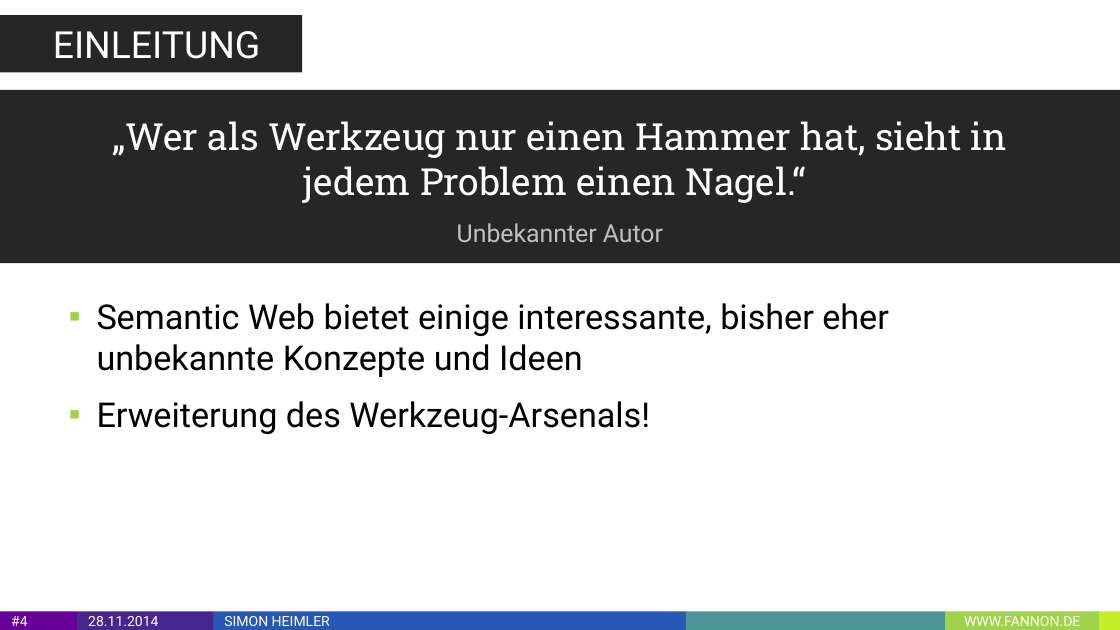
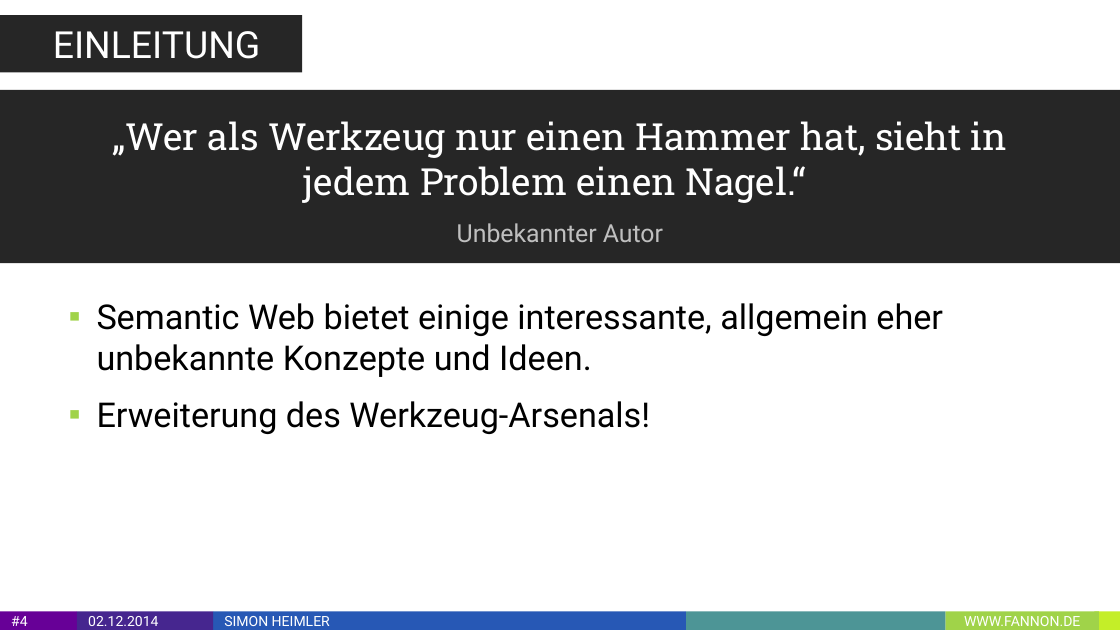
Before and after one commit to Fannon/SemanticWebParadigmen, a slide deck: slide 4 of Semantic Web Paradigmen PPT.pptx. Drawn at 1120x630 pixels with LibreOffice and Linux fonts; fonts in the diff are those of the drawing. Boxes give left, top, right and bottom in pixels: in the first picture for what was removed or moved away, otherwise in the second. Text is boxed around its words. In the diff, an @@ line names an element or a change of style, - is before the commit and + after.

Commit message:
Presentation 1. version

```diff
--- a/Semantic Web Paradigmen PPT.pptx
+++ b/Semantic Web Paradigmen PPT.pptx
@@ text at bbox=[97, 303, 943, 377]: text changed @@
-▪ Semantic Web bietet einige interessante, bisher eher unbekannte Konzepte und Ideen
+▪ Semantic Web bietet einige interessante, allgemein eher unbekannte Konzepte und Ideen.
@@ text in rectangle at bbox=[88, 616, 158, 626]: text changed @@
-28.11.2014
+02.12.2014
```
Also in this commit, not shown: 18 other slides changed, 27 slides added, 11 slides removed, 4 other files.
